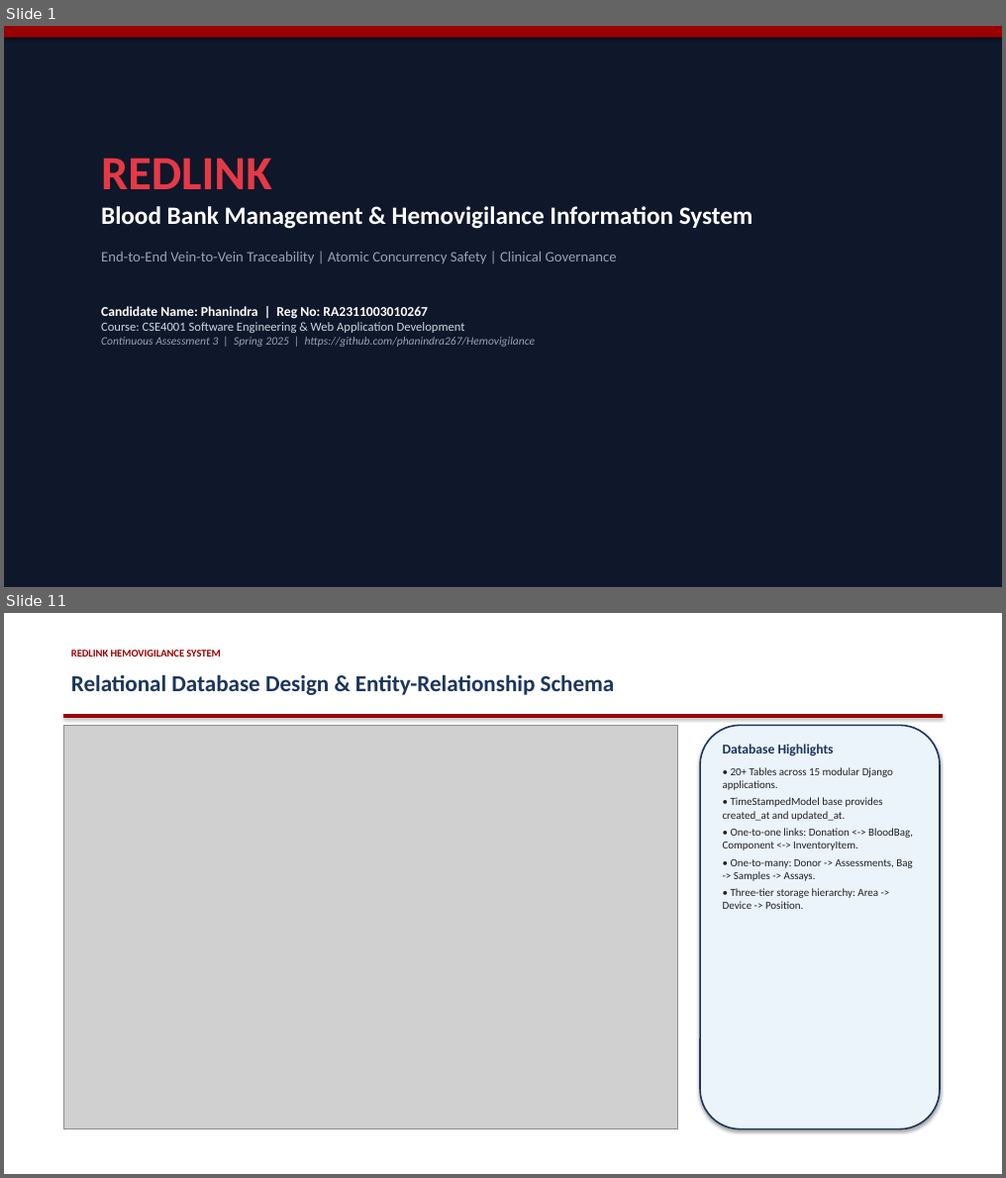
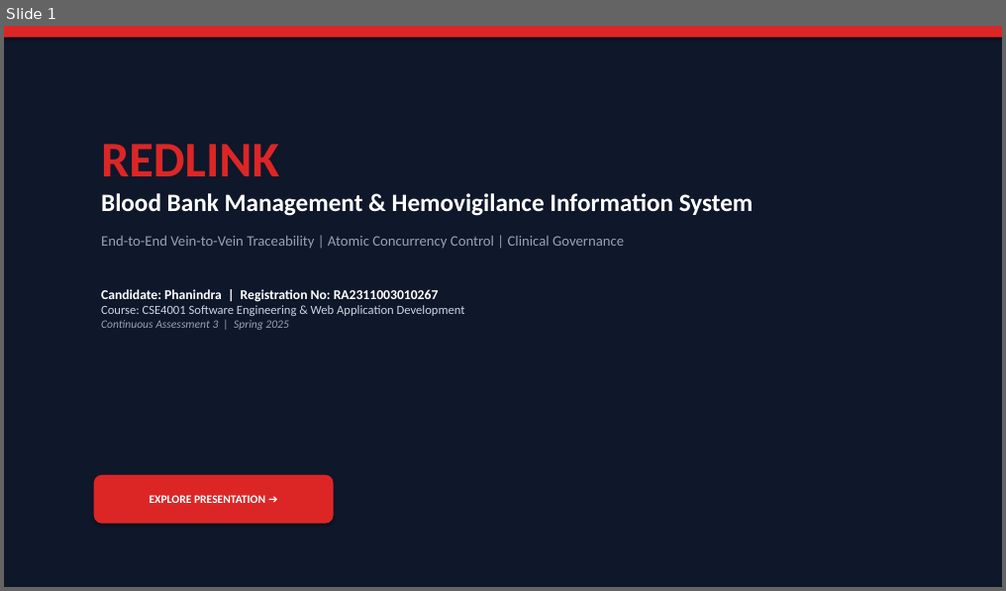
Before and after one commit to phanindra267/Hemovigilance, a slide deck: docs/ProjectPresentation.pptx. Shown one above the other, each under a label of ours: slides 1 and 11 before the commit, slide 1 after it; the slides between them are not shown. The pictures are 1006x1178 and 1006x591 pixels, drawn with LibreOffice and Linux fonts; fonts in the diff are those of the drawing; grey boxes stand for pictures. Boxes give left, top, right and bottom in pixels: in the first picture for what was removed or moved away, otherwise in the second. Text is boxed around its words. In the diff, an @@ line names an element or a change of style, - is before the commit and + after.

Commit message:
feat(presentation): deliver interactive 22-slide master presentation with clickable navigation, live UI screenshots, and infographics

```diff
--- a/docs/ProjectPresentation.pptx
+++ b/docs/ProjectPresentation.pptx
@@ slide 11 removed at <box>4,613,1002,1174</box>, background #FFFFFF @@
@@ text removed at <box>71,650,220,657</box> @@
-REDLINK HEMOVIGILANCE SYSTEM
@@ text removed at <box>71,674,615,695</box> @@
-Relational Database Design & Entity-Relationship Schema
@@ rectangle removed at <box>63,714,943,717</box> @@
@@ picture removed at <box>63,725,678,1130</box> @@
@@ rounded rectangle removed at <box>700,725,940,1130</box> @@
@@ text removed at <box>723,744,913,909</box> @@
-Database Highlights
-• 20+ Tables across 15 modular Django applications.
-• TimeStampedModel base provides created_at and updated_at.
-• One-to-one links: Donation <-> BloodBag, Component <-> InventoryItem.
-• One-to-many: Donor -> Assessments, Bag -> Samples -> Assays.
-• Three-tier storage hierarchy: Area -> Device -> Position.
@@ slide 1 changed as well @@
@@ rectangle at <box>4,26,1002,37</box>: fill #990000 to #DC2626 @@
@@ text "REDLINK": place and size @@
-text "REDLINK" at <box>101,158,753,347</box>
+text "REDLINK" at <box>101,144,753,330</box>
@@ text at <box>101,144,753,216</box>: size 46 to 48 pt, text colour #E63946 to #DC2626 in "REDLINK"; less space between paragraphs @@
@@ text at <box>101,236,624,302</box>: text changed @@
-End-to-End Vein-to-Vein Traceability | Atomic Concurrency Safety | Clinical Governance
-Candidate Name: Phanindra | Reg No: RA2311003010267
+End-to-End Vein-to-Vein Traceability | Atomic Concurrency Control | Clinical Governance
+Candidate: Phanindra | Registration No: RA2311003010267
@@ text at <box>101,320,288,330</box>: text changed @@
-Continuous Assessment 3 | Spring 2025 | https://github.com/phanindra267/Hemovigilance
+Continuous Assessment 3 | Spring 2025
@@ rounded rectangle added at <box>94,475,334,524</box>, fill #DC2626, 11 pt, text #FFFFFF, bold @@
+EXPLORE PRESENTATION ➔
```
Also in this commit, not shown: 4 other slides changed, 17 slides added, 14 other slides removed, 7 other files.
